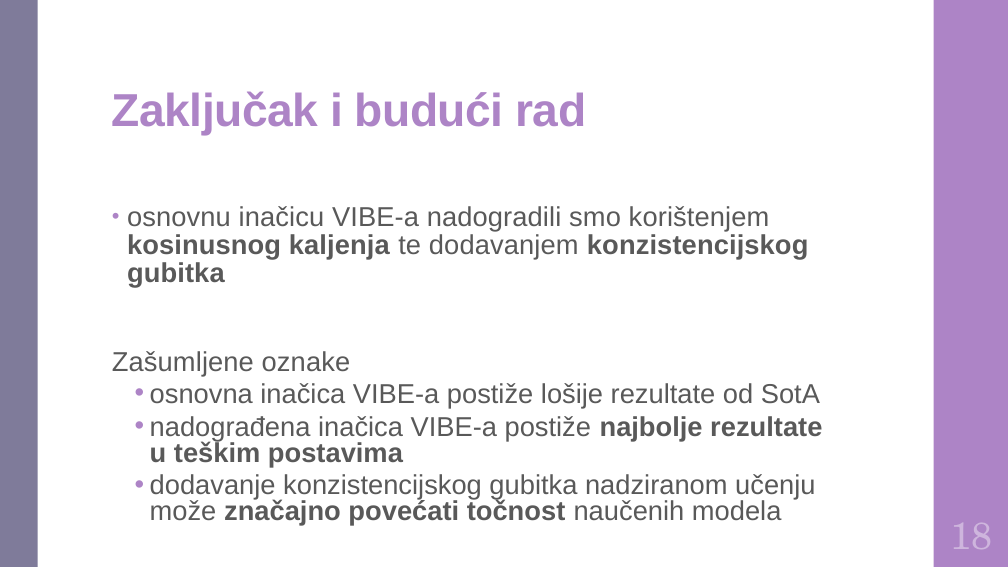
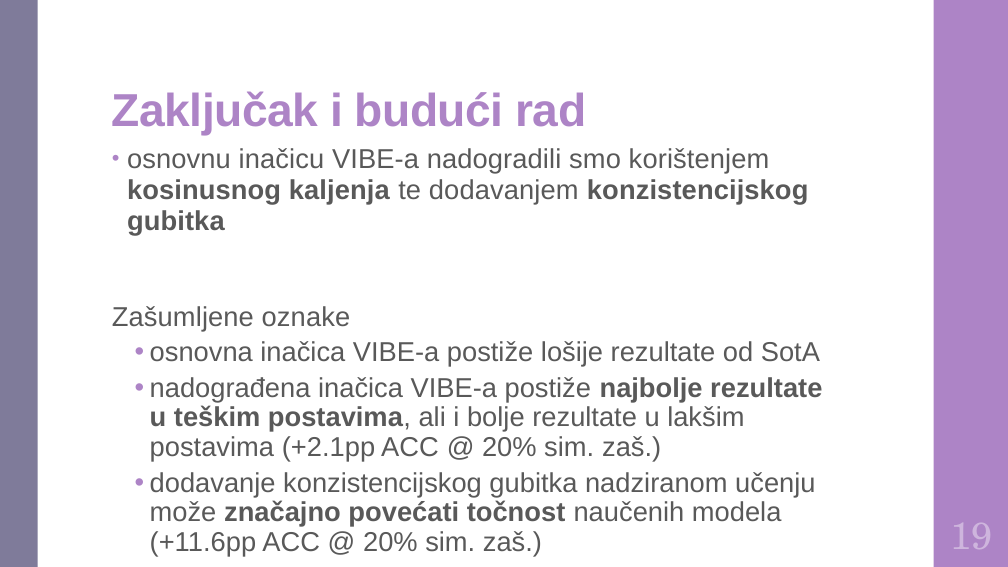
Before and after one commit to DomJamb/Diplomski-Rad-Doku, a slide deck: slide 23 of Prezentacija/Varijacijsko učenje na zašumljenim oznakama.pptx (slide 21 before the commit). Drawn at 1008x567 pixels with LibreOffice and Linux fonts; fonts in the diff are those of the drawing. Boxes give left, top, right and bottom in pixels: in the first picture for what was removed or moved away, otherwise in the second. Text is boxed around its words. In the diff, an @@ line names an element or a change of style, - is before the commit and + after.

Commit message:
update presentation

```diff
--- a/Prezentacija/Varijacijsko učenje na zašumljenim oznakama.pptx
+++ b/Prezentacija/Varijacijsko učenje na zašumljenim oznakama.pptx
@@ text "osnovnu inačicu VIBE-a nadogradili smo ...": place and size @@
-text "osnovnu inačicu VIBE-a nadogradili smo ..." at (112, 206, 822, 525)
+text "osnovnu inačicu VIBE-a nadogradili smo ..." at (112, 148, 822, 555)
@@ text at (112, 148, 820, 366): line spacing 0.85 to 0.95; line spacing 0.8 to 0.9 @@
@@ text at (150, 377, 822, 555): text changed @@
-  • nadograđena inačica VIBE-a postiže najbolje rezultate u teškim postavima
-  • dodavanje konzistencijskog gubitka nadziranom učenju može značajno povećati točnost naučenih modela
+  • nadograđena inačica VIBE-a postiže najbolje rezultate u teškim postavima, ali i bolje rezultate u lakšim postavima (+2.1pp ACC @ 20% sim. zaš.)
+  • dodavanje konzistencijskog gubitka nadziranom učenju može značajno povećati točnost naučenih modela (+11.6pp ACC @ 20% sim. zaš.)
@@ text at (950, 523, 992, 549): text changed @@
-18
+19
```
Also in this commit, not shown: 14 other slides changed, 2 slides added, 1 other file.
